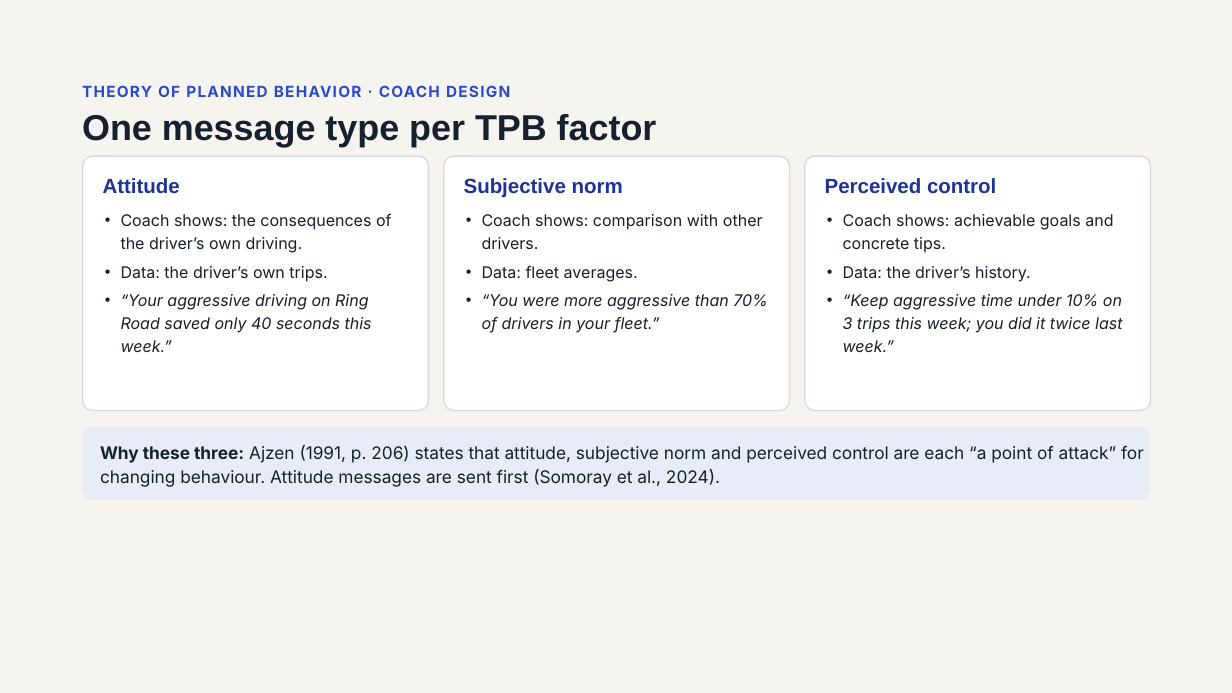
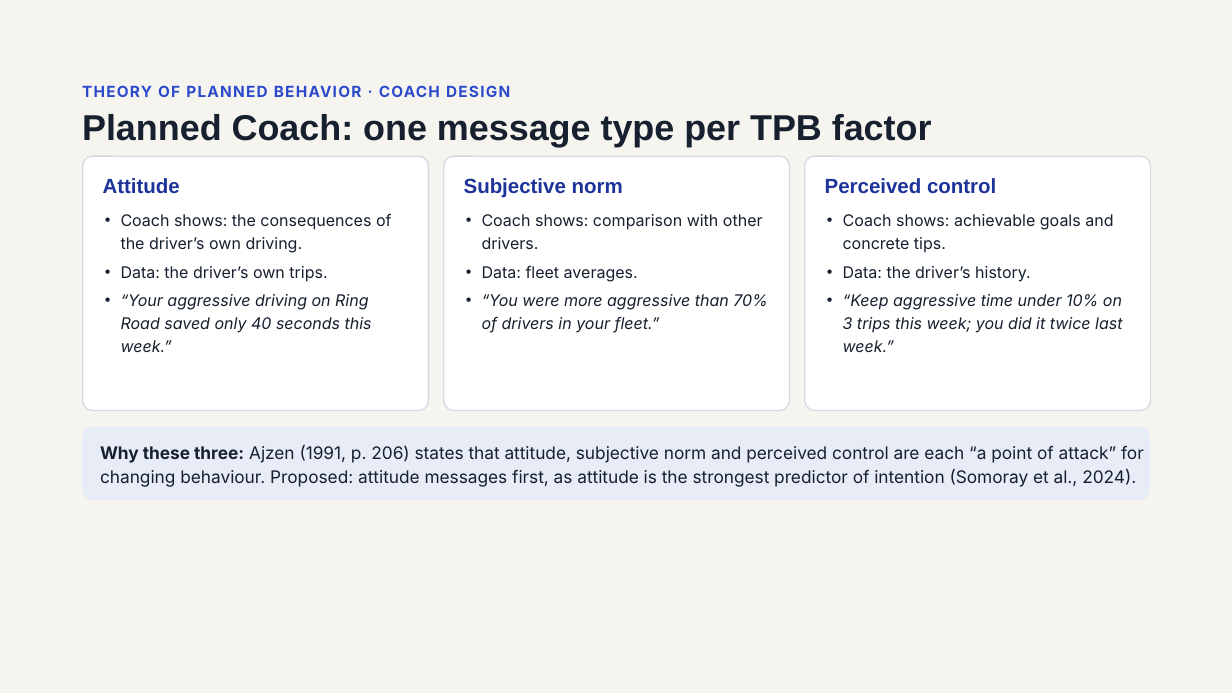
Before and after one commit to Osama-Gamil/Driver-Behaviour-PR, a slide deck: slide 26 of presentation/Driver_Safety_Project.pptx. Drawn at 1232x693 pixels with LibreOffice and Linux fonts; fonts in the diff are those of the drawing. Boxes give left, top, right and bottom in pixels: in the first picture for what was removed or moved away, otherwise in the second. Text is boxed around its words. In the diff, an @@ line names an element or a change of style, - is before the commit and + after.

```diff
--- a/presentation/Driver_Safety_Project.pptx
+++ b/presentation/Driver_Safety_Project.pptx
@@ title at [82, 114, 932, 147]: text changed @@
-One message type per TPB factor
+Planned Coach: one message type per TPB factor
@@ text in rounded rectangle at [100, 445, 1144, 487]: text changed @@
-Why these three: Ajzen (1991, p. 206) states that attitude, subjective norm and perceived control are each “a point of attack” for changing behaviour. Attitude messages are sent first (Somoray et al., 2024).
+Why these three: Ajzen (1991, p. 206) states that attitude, subjective norm and perceived control are each “a point of attack” for changing behaviour. Proposed: attitude messages first, as attitude is the strongest predictor of intention (Somoray et al., 2024).
```
Also in this commit, not shown: 11 other slides changed, 1 slide added, 3 slides removed.
